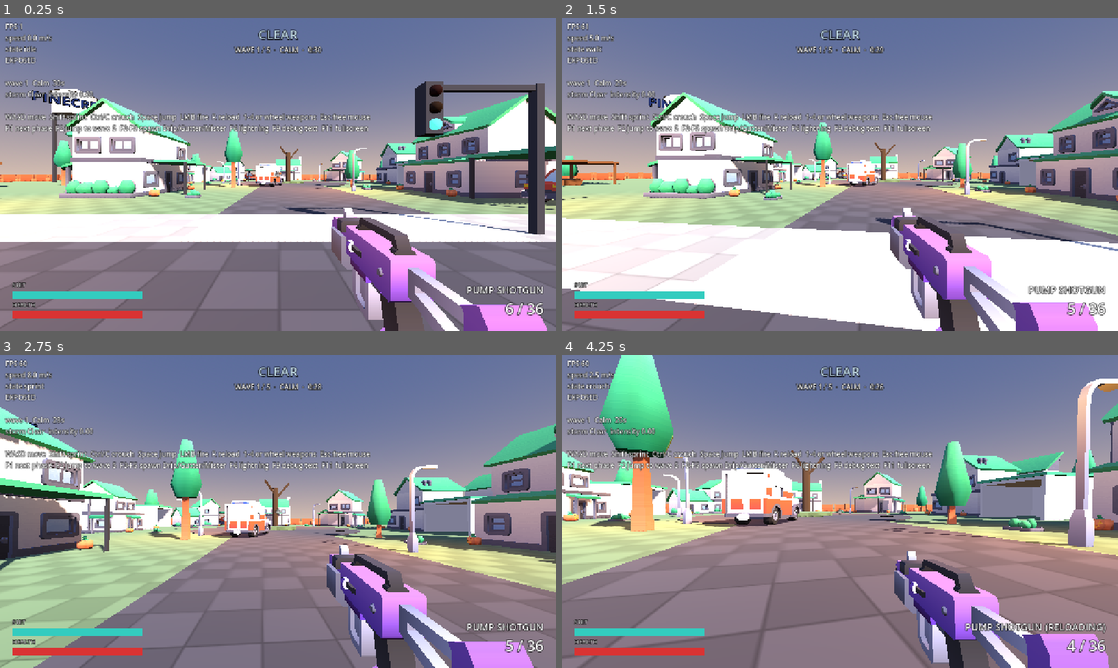
Above: before the commit, frames 1-4 (two rows, left to right).
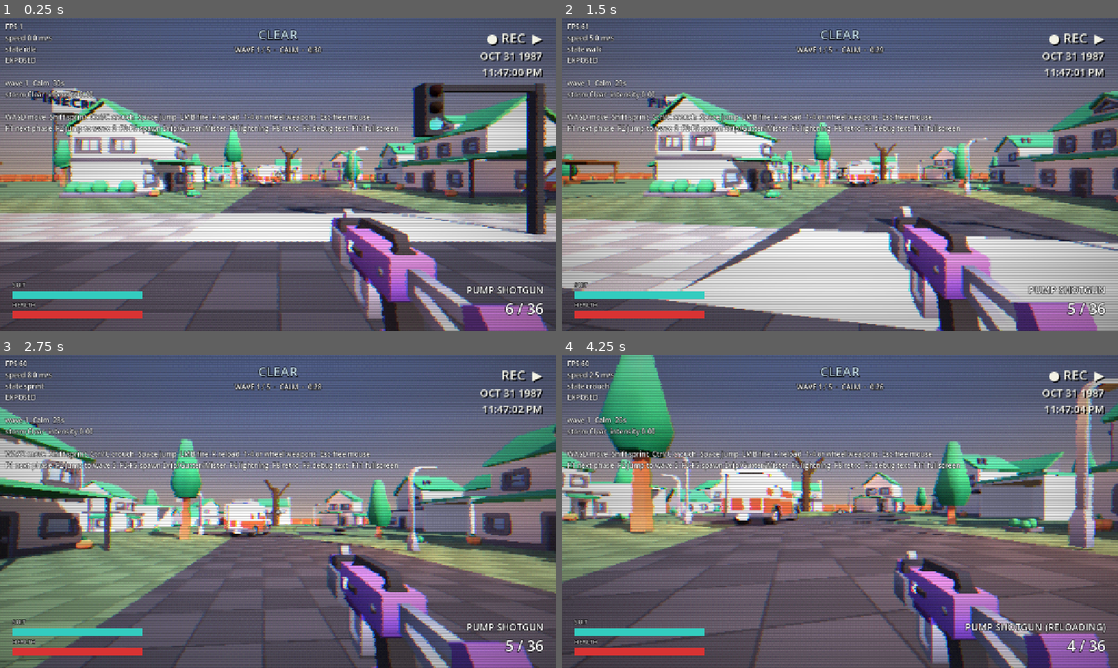
Above: after the commit, the same moments.

Repository: SamuelGrady/fallout-forecast
Game: Godot game, scene res://main.tscn
The game is run twice, just before and just after one commit, with the same random seed, the same clock (stepped at 60 frames per second) and the same inputs.
Inputs (mouse positions are in pixels of both pictures, inside the frame that each line leads up to):
- Up to frame 1 (0.25 s): no input
- Up to frame 2 (1.5 s): tap Enter at 0.5 s; move the mouse to (867, 174) at 0.52 s; hold Ctrl (crouch) 0.53-1.28 s; hold W (move_forward) from 0.53 s (still down); tap Space (jump) at 0.77, 1.07 s; click (867, 174) at 0.8 s; move the mouse to (812, 174) at 1.27 s; click (812, 174) at 1.35 s
- Up to frame 3 (2.75 s): keep holding W (move_forward); tap Space (jump) at 1.52, 1.82, 2.3 s; tap Shift (sprint) at 1.55 s; move the mouse to (289, 505) at 2.02 s; hold Shift (sprint) from 2.03 s (still down)
- Up to frame 4 (4.25 s): keep holding W (move_forward); move the mouse to (834, 517) at 2.77 s; release Shift (sprint) at 2.78 s; tap Space (jump) at 2.85, 3.02, 3.32, 3.77, 4.07 s; tap Ctrl (crouch) at 3.05 s; move the mouse to (878, 514) at 3.52 s; hold Ctrl (crouch) from 3.53 s (still down); click (878, 514) at 3.8 s; tap R (reload) at 4.15 s

The runs differ from the first frame. In frame 1, 75% of the frame differs, in the area x 0-100%, y 0-100%; in frame 2, 76%; in frame 3, 75%; in frame 4, 79%.

Commit message:
Add RetroScreen: 240-line pixelation, color bleed, dither, scanlines, vignette, VHS REC/timestamp overlay, tracking glitch on lightning and downed; PS1 vertex-snapping materials; F8 toggles

Diff:
--- a/main.tscn
+++ b/main.tscn
@@ -7,8 +7,9 @@
 [ext_resource type="Script" path="res://weather/lightning_fx.gd" id="4_272bh"]
 [ext_resource type="PackedScene" path="res://ui/debug_hud.tscn" id="5_4c57u"]
 [ext_resource type="Script" path="res://enemies/enemy_spawner.gd" id="5_7mycd"]
+[ext_resource type="PackedScene" path="res://retro/retro_screen.tscn" id="7_4c57u"]
 [ext_resource type="PackedScene" path="res://ui/hud.tscn" id="7_kek77"]
-[ext_resource type="Script" path="res://ui/hud.gd" id="8_4c57u"]
+[ext_resource type="Script" path="res://retro/retro_screen.gd" id="8_efxa6"]
 
 [node name="Main" type="Node3D" unique_id=678177633]
 script = ExtResource("1_7mycd")
@@ -28,7 +29,10 @@
 [node name="Enemies" type="Node3D" parent="." unique_id=266724862]
 script = ExtResource("5_7mycd")
 
-[node name="HUD" type="CanvasLayer" parent="." unique_id=1209170969 instance=ExtResource("7_kek77")]
-script = ExtResource("8_4c57u")
+[node name="RetroScreen" type="CanvasLayer" parent="." unique_id=1256642033 instance=ExtResource("7_4c57u")]
+layer = 0
+script = ExtResource("8_efxa6")
+
+[node name="HUD" parent="." unique_id=1209170969 instance=ExtResource("7_kek77")]
 
 [node name="DebugHUD" parent="." unique_id=1779811462 instance=ExtResource("5_4c57u")]
--- /dev/null
+++ b/retro/ps1.gdshader
@@ -0,0 +1,53 @@
+shader_type spatial;
+// PS1-style surface: vertices snap to a coarse screen grid (wobble), nearest
+// texture filtering, optional affine texture warping. RetroMaterials swaps
+// opaque StandardMaterial3Ds for this at runtime, copying their colour and
+// texture (including world triplanar for the graybox grid).
+
+render_mode diffuse_lambert, specular_disabled;
+
+uniform vec4 albedo : source_color = vec4(1.0);
+uniform sampler2D albedo_texture : source_color, filter_nearest_mipmap, repeat_enable;
+uniform bool use_texture = false;
+uniform bool triplanar = false;
+uniform vec3 uv_scale = vec3(1.0);
+uniform vec3 uv_offset = vec3(0.0);
+// Snap grid in clip space; 0 turns snapping off.
+uniform float snap = 120.0;
+uniform bool affine = false;
+
+varying vec3 world_pos;
+varying vec3 world_normal;
+varying float affine_w;
+
+void vertex() {
+	world_pos = (MODEL_MATRIX * vec4(VERTEX, 1.0)).xyz;
+	world_normal = normalize((MODEL_MATRIX * vec4(NORMAL, 0.0)).xyz);
+	vec4 clip = PROJECTION_MATRIX * (MODELVIEW_MATRIX * vec4(VERTEX, 1.0));
+	if (snap > 0.0) {
+		vec2 grid = vec2(snap * VIEWPORT_SIZE.x / VIEWPORT_SIZE.y, snap);
+		clip.xy = round(clip.xy / clip.w * grid) / grid * clip.w;
+	}
+	POSITION = clip;
+	affine_w = clip.w;
+	UV = UV * uv_scale.xy + uv_offset.xy;
+	if (affine) {
+		UV *= affine_w;
+	}
+}
+
+void fragment() {
+	vec4 c = albedo;
+	if (use_texture) {
+		if (triplanar) {
+			vec3 w = pow(abs(world_normal), vec3(4.0));
+			w /= (w.x + w.y + w.z);
+			vec3 p = world_pos * uv_scale;
+			c *= texture(albedo_texture, p.zy) * w.x + texture(albedo_texture, p.xz) * w.y + texture(albedo_texture, p.xy) * w.z;
+		} else {
+			vec2 uv = affine ? UV / affine_w : UV;
+			c *= texture(albedo_texture, uv);
+		}
+	}
+	ALBEDO = c.rgb;
+}
--- /dev/null
+++ b/retro/retro_screen.gd
@@ -0,0 +1,131 @@
+extends CanvasLayer
+## RetroScreen (design doc "Art and audio direction"). Local to each client,
+## never networked.
+## - Post effect on the 3D view (retro_screen.gdshader): 240-line pixelation,
+##   colour bleed, ordered dither, scanlines, vignette.
+## - PS1 materials: every opaque StandardMaterial3D in the scene, including
+##   ones spawned later, is swapped for ps1.gdshader (vertex snapping).
+## - VHS overlay: blinking REC, and a timestamp counting from OCT 31 1987 11:47 PM.
+## - Tracking glitch on lightning strikes and while the local player is downed.
+## F8 toggles the whole effect.
+
+const PS1 := preload("res://retro/ps1.gdshader")
+const MONTH := "OCT"
+const START_SECONDS := 23 * 3600 + 47 * 60  # 11:47 PM
+
+@export var enabled := true
+@export var vertex_snap := 120.0
+@export var lightning_glitch := 1.0
+@export var downed_glitch := 0.45
+
+var _glitch := 0.0
+var _clock := 0.0
+var _converted := {}  # original material -> ShaderMaterial
+var _ps1_materials: Array[ShaderMaterial] = []
+
+@onready var screen: ColorRect = $Screen
+@onready var rec: Label = %Rec
+@onready var stamp: Label = %Stamp
+
+
+func _ready() -> void:
+	WeatherManager.lightning_struck.connect(func(_p, _s): _glitch = maxf(_glitch, lightning_glitch))
+	get_tree().node_added.connect(_on_node_added)
+	_convert_tree.call_deferred(get_tree().root)
+	_apply_enabled()
+
+
+func _unhandled_input(event: InputEvent) -> void:
+	if event is InputEventKey and event.pressed and not event.echo and event.keycode == KEY_F8:
+		enabled = not enabled
+		_apply_enabled()
+
+
+func _process(delta: float) -> void:
+	_clock += delta
+	var target := 0.0
+	var player := get_tree().get_first_node_in_group("local_player")
+	if player and player.get("state") == "downed":
+		target = downed_glitch
+	_glitch = maxf(move_toward(_glitch, 0.0, delta * 1.6), target)
+	(screen.material as ShaderMaterial).set_shader_parameter("glitch", _glitch)
+
+	rec.text = ("● REC" if fmod(_clock, 1.0) < 0.6 else "   REC") + "  ▶"
+	var s := START_SECONDS + int(_clock)
+	var day := 31 + s / 86400
+	s %= 86400
+	var hour := s / 3600
+	var ampm := "PM" if hour >= 12 else "AM"
+	var h12 := hour % 12
+	if h12 == 0:
+		h12 = 12
+	var month := MONTH if day <= 31 else "NOV"
+	if day > 31:
+		day -= 31
+	stamp.text = "%s %02d 1987\n%2d:%02d:%02d %s" % [month, day, h12, (s / 60) % 60, s % 60, ampm]
+
+
+func _apply_enabled() -> void:
+	screen.visible = enabled
+	rec.visible = enabled
+	stamp.visible = enabled
+	for m in _ps1_materials:
+		m.set_shader_parameter("snap", vertex_snap if enabled else 0.0)
+
+
+func _on_node_added(node: Node) -> void:
+	if node is MeshInstance3D or node is CSGShape3D:
+		_convert_node.call_deferred(node)
+
+
+func _convert_tree(node: Node) -> void:
+	for n in node.find_children("*", "GeometryInstance3D", true, false):
+		_convert_node(n)
+
+
+func _convert_node(node: Node) -> void:
+	if not is_instance_valid(node):
+		return
+	if node is MeshInstance3D:
+		var mi := node as MeshInstance3D
+		if mi.material_override:
+			var o := _convert(mi.material_override)
+			if o:
+				mi.material_override = o
+			return
+		if mi.mesh == null:
+			return
+		for i in mi.mesh.get_surface_count():
+			var c := _convert(mi.get_active_material(i))
+			if c:
+				mi.set_surface_override_material(i, c)
+	elif node is CSGPrimitive3D:
+		var csg := node as CSGPrimitive3D
+		var c := _convert(csg.material)
+		if c:
+			csg.material = c
+
+
+func _convert(material: Material) -> ShaderMaterial:
+	if material == null or not (material is StandardMaterial3D):
+		return null
+	if _converted.has(material):
+		return _converted[material]
+	var m := material as StandardMaterial3D
+	# Leave anything special alone: glass, puddles, glows, unshaded effects.
+	if m.transparency != BaseMaterial3D.TRANSPARENCY_DISABLED or m.shading_mode == BaseMaterial3D.SHADING_MODE_UNSHADED \
+			or m.emission_enabled or m.grow or m.no_depth_test:
+		return null
+	var s := ShaderMaterial.new()
+	s.shader = PS1
+	s.set_shader_parameter("albedo", m.albedo_color)
+	if m.albedo_texture:
+		s.set_shader_parameter("albedo_texture", m.albedo_texture)
+		s.set_shader_parameter("use_texture", true)
+	s.set_shader_parameter("triplanar", m.uv1_triplanar)
+	s.set_shader_parameter("uv_scale", m.uv1_scale)
+	s.set_shader_parameter("uv_offset", m.uv1_offset)
+	s.set_shader_parameter("snap", vertex_snap if enabled else 0.0)
+	_converted[material] = s
+	_ps1_materials.append(s)
+	return s
--- /dev/null
+++ b/retro/retro_screen.gdshader
@@ -0,0 +1,66 @@
+shader_type canvas_item;
+// RetroScreen post effect: low-res pixelation, color bleed, ordered dither,
+// scanlines, vignette and VHS tracking glitches. Drawn on a CanvasLayer under
+// the HUD, so it only touches the 3D view.
+
+uniform sampler2D screen_texture : hint_screen_texture, filter_nearest;
+// Virtual vertical resolution (PS1 era: 240 lines). Width follows the aspect.
+uniform float lines = 240.0;
+// Colour levels per channel after dithering (32 = 15-bit colour).
+uniform float levels = 32.0;
+uniform float dither_strength = 1.0;
+uniform float bleed_pixels = 0.75;
+uniform float scanline_strength = 0.18;
+uniform float vignette_strength = 0.35;
+// 0 = clean tape, 1 = full tracking glitch (lightning, downed).
+uniform float glitch = 0.0;
+uniform float time_offset = 0.0;
+
+float hash(float n) { return fract(sin(n) * 43758.5453); }
+
+float bayer4(vec2 p) {
+	int x = int(mod(p.x, 4.0));
+	int y = int(mod(p.y, 4.0));
+	int i = x + y * 4;
+	float m[16] = float[16](0.0, 8.0, 2.0, 10.0, 12.0, 4.0, 14.0, 6.0, 3.0, 11.0, 1.0, 9.0, 15.0, 7.0, 13.0, 5.0);
+	return m[i] / 16.0 - 0.5;
+}
+
+void fragment() {
+	vec2 size = 1.0 / SCREEN_PIXEL_SIZE;
+	vec2 res = vec2(floor(lines * size.x / size.y), lines);
+	vec2 uv = SCREEN_UV;
+	float t = TIME + time_offset;
+
+	// VHS tracking: rows slide sideways in bands, a rolling noise bar.
+	float row = floor(uv.y * res.y);
+	float band = step(1.0 - glitch * 0.35, hash(floor(uv.y * 18.0) + floor(t * 12.0)));
+	float wobble = sin(uv.y * 40.0 + t * 30.0) * 0.004 * glitch;
+	uv.x += band * (hash(row + floor(t * 20.0)) - 0.5) * 0.06 * glitch + wobble;
+	uv.x += (hash(row * 0.37 + floor(t * 60.0)) - 0.5) * 0.0015;  // constant tape jitter
+
+	// Pixelate to the virtual resolution.
+	vec2 cell = floor(uv * res);
+	vec2 puv = (cell + 0.5) / res;
+	vec2 px = vec2(bleed_pixels / res.x, 0.0);
+	vec3 col;
+	col.r = texture(screen_texture, puv + px).r;
+	col.g = texture(screen_texture, puv).g;
+	col.b = texture(screen_texture, puv - px).b;
+
+	// Ordered dither, then quantize.
+	col += bayer4(cell) * dither_strength / levels;
+	col = floor(col * levels + 0.5) / levels;
+
+	// Scanlines on the virtual lines, vignette.
+	col *= 1.0 - scanline_strength * step(0.5, fract(uv.y * res.y * 0.5));
+	vec2 v = SCREEN_UV - 0.5;
+	col *= 1.0 - vignette_strength * dot(v, v) * 2.0;
+
+	// Rolling tracking bar and snow when glitching.
+	float bar = smoothstep(0.0, 0.02, abs(fract(SCREEN_UV.y + t * 0.15) - 0.5) - 0.48);
+	col = mix(col, vec3(0.9), (1.0 - bar) * 0.25 * glitch);
+	col += (hash(cell.x * 13.1 + cell.y * 71.7 + floor(t * 30.0)) - 0.5) * 0.25 * glitch;
+
+	COLOR = vec4(col, 1.0);
+}
--- /dev/null
+++ b/retro/retro_screen.tscn
@@ -0,0 +1,58 @@
+[gd_scene format=3]
+
+[ext_resource type="Script" path="res://retro/retro_screen.gd" id="1_ipd3g"]
+[ext_resource type="Shader" path="res://retro/retro_screen.gdshader" id="2_old7s"]
+
+[sub_resource type="ShaderMaterial" id="ShaderMaterial_qs7pj"]
+shader = ExtResource("2_old7s")
+shader_parameter/lines = null
+shader_parameter/levels = null
+shader_parameter/dither_strength = null
+shader_parameter/bleed_pixels = null
+shader_parameter/scanline_strength = null
+shader_parameter/vignette_strength = null
+shader_parameter/glitch = null
+shader_parameter/time_offset = null
+
+[node name="RetroScreen" type="CanvasLayer" unique_id=1256642033]
+layer = 0
+script = ExtResource("1_ipd3g")
+
+[node name="Screen" type="ColorRect" parent="." unique_id=1081589631]
+material = SubResource("ShaderMaterial_qs7pj")
+anchors_preset = 15
+anchor_right = 1.0
+anchor_bottom = 1.0
+mouse_filter = 2
+
+[node name="VHS" type="VBoxContainer" parent="." unique_id=604649943]
+anchors_preset = 1
+anchor_left = 1.0
+anchor_right = 1.0
+offset_top = 24.0
+offset_right = -32.0
+grow_horizontal = 0
+alignment = 2
+
+[node name="Rec" type="Label" parent="VHS" unique_id=1196374856]
+unique_name_in_owner = true
+layout_mode = 2
+theme_override_font_sizes/font_size = 30
+theme_override_colors/font_color = Color(0.95, 0.95, 0.9, 1)
+theme_override_colors/font_shadow_color = Color(0, 0, 0, 0.7)
+theme_override_constants/shadow_offset_x = 3
+theme_override_constants/shadow_offset_y = 3
+text = "● REC  ▶"
+horizontal_alignment = 2
+
+[node name="Stamp" type="Label" parent="VHS" unique_id=1145806986]
+unique_name_in_owner = true
+layout_mode = 2
+theme_override_font_sizes/font_size = 24
+theme_override_colors/font_color = Color(0.95, 0.95, 0.9, 1)
+theme_override_colors/font_shadow_color = Color(0, 0, 0, 0.7)
+theme_override_constants/shadow_offset_x = 3
+theme_override_constants/shadow_offset_y = 3
+text = "OCT 31 1987
+11:47:00 PM"
+horizontal_alignment = 2
--- a/ui/debug_hud.gd
+++ b/ui/debug_hud.gd
@@ -16,7 +16,7 @@
 		info.text = "no local player"
 		return
 	var speed := Vector2(player.velocity.x, player.velocity.z).length()
-	info.text = "FPS %d\nspeed %.1f m/s\nstate %s\n%s\n\nwave % …(191 unchanged characters)… pawn Drip/Gutter/Mister  F6 lightning  F9 debug text  F11 fullscreen" % [
+	info.text = "FPS %d\nspeed %.1f m/s\nstate %s\n%s\n\nwave % …(191 unchanged characters)… pawn Drip/Gutter/Mister  F6 lightning  F8 retro  F9 debug text  F11 fullscreen" % [
 		Engine.get_frames_per_second(),
 		speed,
 		player.get_move_state(),
Not shown, added: retro/ps1.gdshader.uid
Not shown, added: retro/retro_screen.gd.uid
Not shown, added: retro/retro_screen.gdshader.uid
